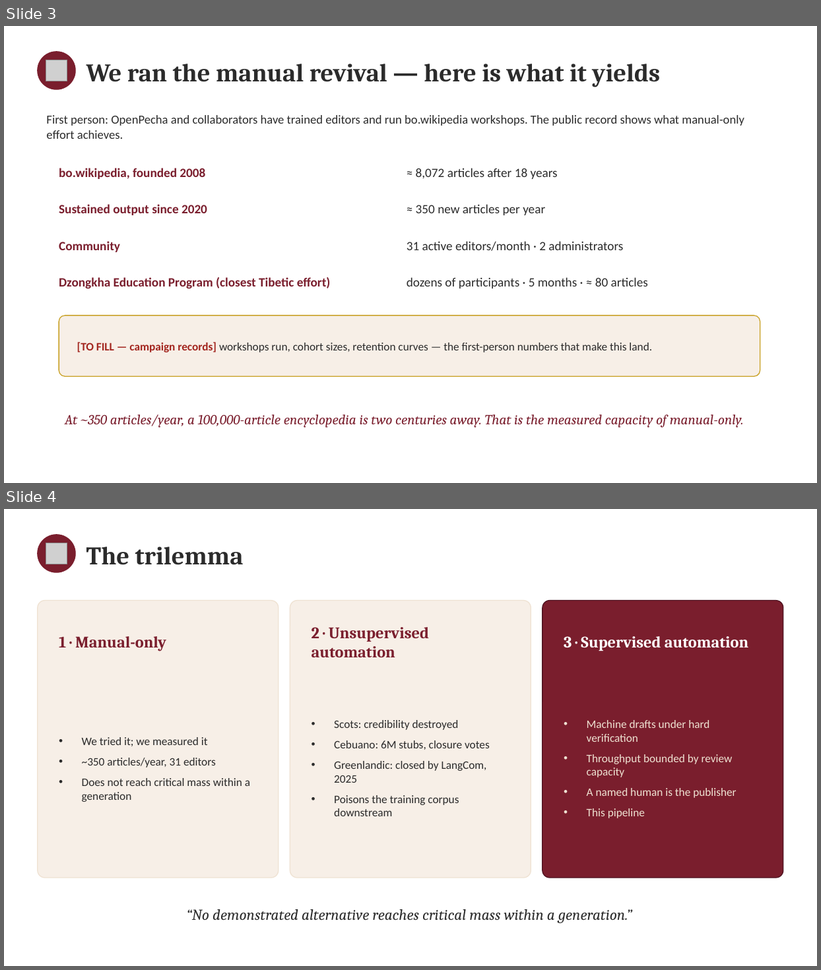
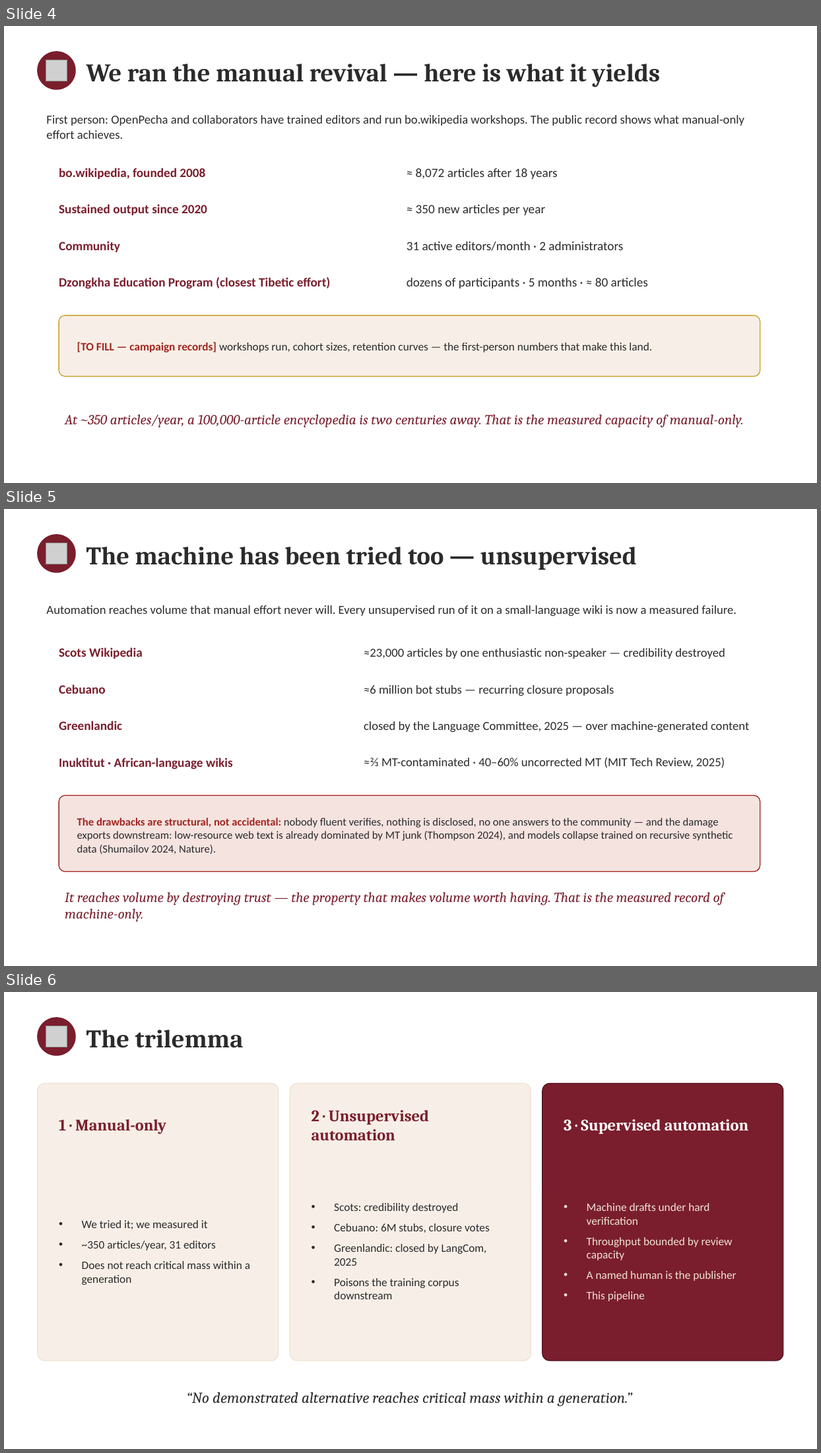
Before and after one commit to WeBuddhist/21-taras-rails, a slide deck: 4-SYSTEM/Pipelines/wikipedia/paper/draft/IATS-2026-slides.pptx. Shown one above the other, each under a label of ours: slides 3 and 4 before the commit, slides 4, 5 and 6 after it. The pictures are 821x970 and 821x1453 pixels, drawn with LibreOffice and Linux fonts; fonts in the diff are those of the drawing; grey boxes stand for pictures. Boxes give left, top, right and bottom in pixels: in the first picture for what was removed or moved away, otherwise in the second. Text is boxed around its words. In the diff, an @@ line names an element or a change of style, - is before the commit and + after.

```diff
--- a/4-SYSTEM/Pipelines/wikipedia/paper/draft/IATS-2026-slides.pptx
+++ b/4-SYSTEM/Pipelines/wikipedia/paper/draft/IATS-2026-slides.pptx
@@ slide 5 added at (4, 509, 817, 966), background #FFFFFF @@
@@ ellipse added at (38, 535, 75, 572), fill #7A1E2D, outline #7A1E2D 1 pt @@
@@ picture added at (46, 543, 67, 564) @@
@@ text added at (86, 547, 637, 570), 30 pt, text #2B2B2B, bold @@
+The machine has been tried too — unsupervised
@@ text added at (46, 605, 737, 616), 14.5 pt, text #2B2B2B @@
+Automation reaches volume that manual effort never will. Every unsupervised run of it on a small-language wiki is now a measured failure.
@@ text added at (59, 648, 143, 659), 15 pt, text #7A1E2D, bold @@
+Scots Wikipedia
@@ text added at (364, 648, 725, 659), 14.5 pt, text #2B2B2B @@
+≈23,000 articles by one enthusiastic non-speaker — credibility destroyed
@@ text added at (59, 685, 106, 694), 15 pt, text #7A1E2D, bold @@
+Cebuano
@@ text added at (364, 685, 614, 696), 14.5 pt, text #2B2B2B @@
+≈6 million bot stubs — recurring closure proposals
@@ text added at (59, 721, 122, 730), 15 pt, text #7A1E2D, bold @@
+Greenlandic
@@ text added at (364, 722, 749, 732), 14.5 pt, text #2B2B2B @@
+closed by the Language Committee, 2025 — over machine-generated content
@@ text added at (59, 758, 233, 770), 15 pt, text #7A1E2D, bold @@
+Inuktitut · African-language wikis
@@ text added at (364, 757, 725, 768), 14.5 pt, text #2B2B2B @@
+≈⅔ MT-contaminated · 40–60% uncorrected MT (MIT Tech Review, 2025)
@@ rounded rectangle added at (59, 795, 760, 872), fill #F5E3E0, outline #A3261F 1 pt @@
@@ text added at (77, 818, 733, 854), 13 pt, text #2B2B2B @@
+The drawbacks are structural, not accidental: nobody fluent verifies, nothing is disclosed, no one answers to the community — and the damage exports downstream: low-resource web text is already dominated by MT junk (Thompson 2024), and models collapse trained on recursive synthetic data (Shumailov 2024, Nature).
@@ text added at (65, 892, 724, 922), 16.5 pt, text #7A1E2D, italic @@
+It reaches volume by destroying trust — the property that makes volume worth having. That is the measured record of machine-only.
@@ what was slide 3 is now slide 4 @@
@@ what was slide 4 is now slide 6 @@
```
Also in this commit, not shown: 3 slides changed, 1 other slide added, 19 other files.
